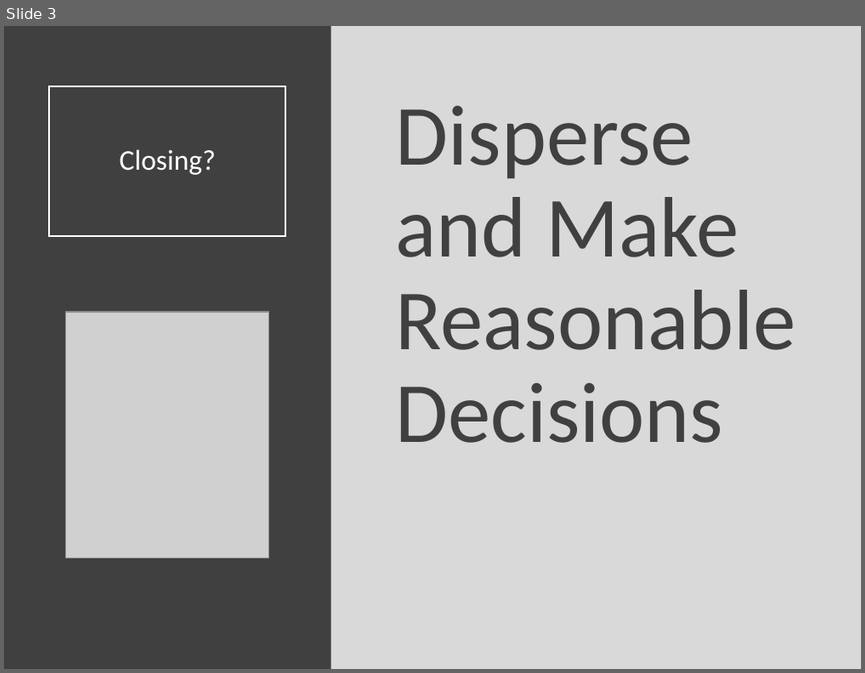
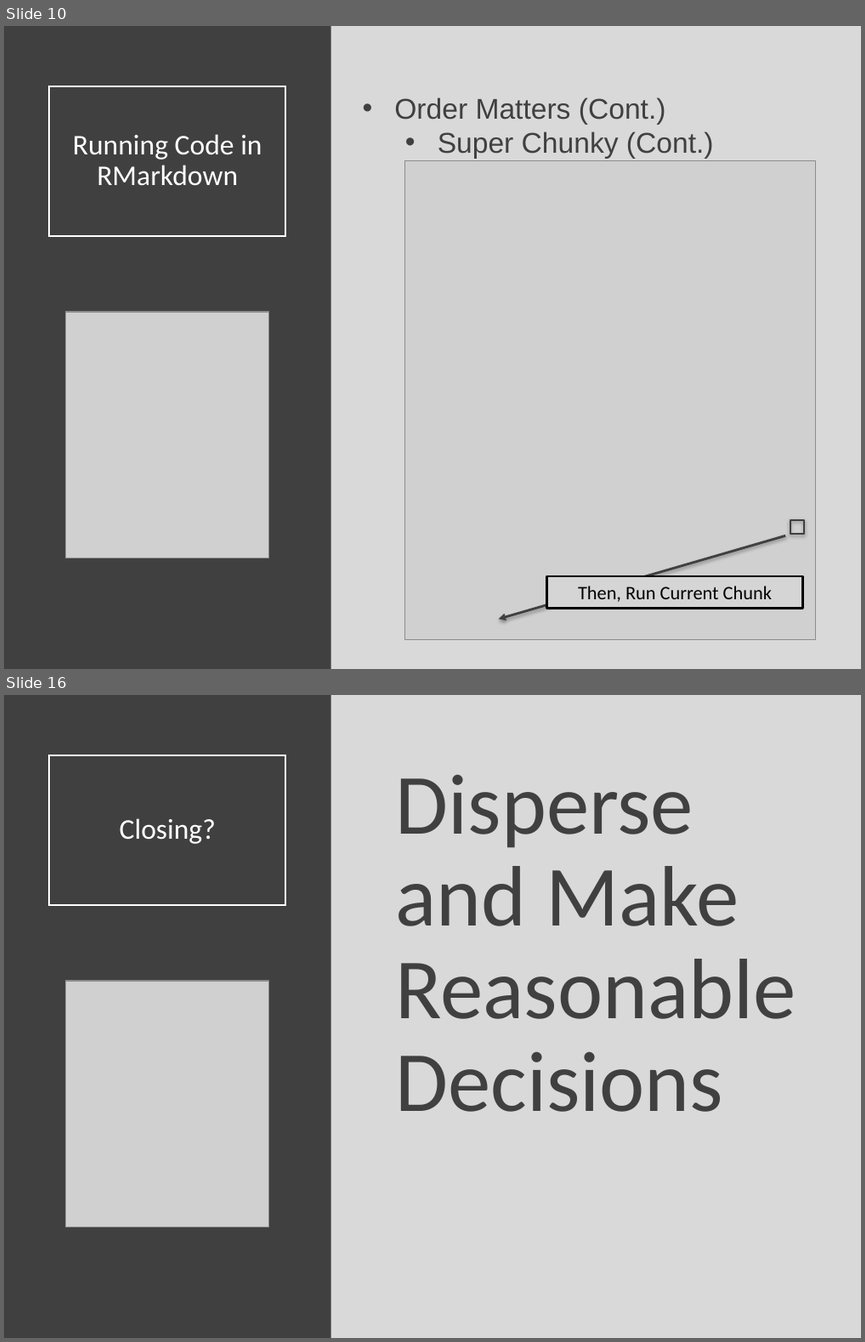
Before and after one commit to Yixf-Self/STOR320_WEBSITE, a slide deck: Lectures/Lecture 3/Lecture 3.pptx. Shown one above the other, each under a label of ours: slide 3 before the commit, slides 10 and 16 after it; the slides between them are not shown. The pictures are 865x673 and 865x1342 pixels, drawn with LibreOffice and Linux fonts; fonts in the diff are those of the drawing; grey boxes stand for pictures. Boxes give left, top, right and bottom in pixels: in the first picture for what was removed or moved away, otherwise in the second. Text is boxed around its words. In the diff, an @@ line names an element or a change of style, - is before the commit and + after.

```diff
--- a/Lectures/Lecture 3/Lecture 3.pptx
+++ b/Lectures/Lecture 3/Lecture 3.pptx
@@ slide 10 added at (x1=4, y1=26, x2=861, y2=669), background #D9D9D9 @@
@@ rectangle added at (x1=4, y1=26, x2=331, y2=669), fill #404040 @@
@@ title added at (x1=49, y1=86, x2=286, y2=236), outline #FFFFFF 1.5 pt, 24 pt, text #FFFFFF @@
+Running Code in RMarkdown
@@ text added at (x1=394, y1=97, x2=714, y2=159), 24 pt, text #404040 @@
+• Order Matters (Cont.)
+  • Super Chunky (Cont.)
@@ picture added at (x1=405, y1=161, x2=816, y2=640) @@
@@ picture added at (x1=66, y1=312, x2=268, y2=557) @@
@@ rectangle added at (x1=790, y1=520, x2=804, y2=533), outline #404040 1.5 pt @@
@@ arrow added from (785, 536) to (499, 619), #404040 2 pt @@
@@ rectangle added at (x1=547, y1=576, x2=803, y2=607), fill #D5D5D5, outline #000000 2 pt, 16 pt, text #000000 @@
+Then, Run Current Chunk
@@ what was slide 3 is now slide 16 @@
```
Also in this commit, not shown: 14 other slides added, 2 slides removed, 7 other files.
